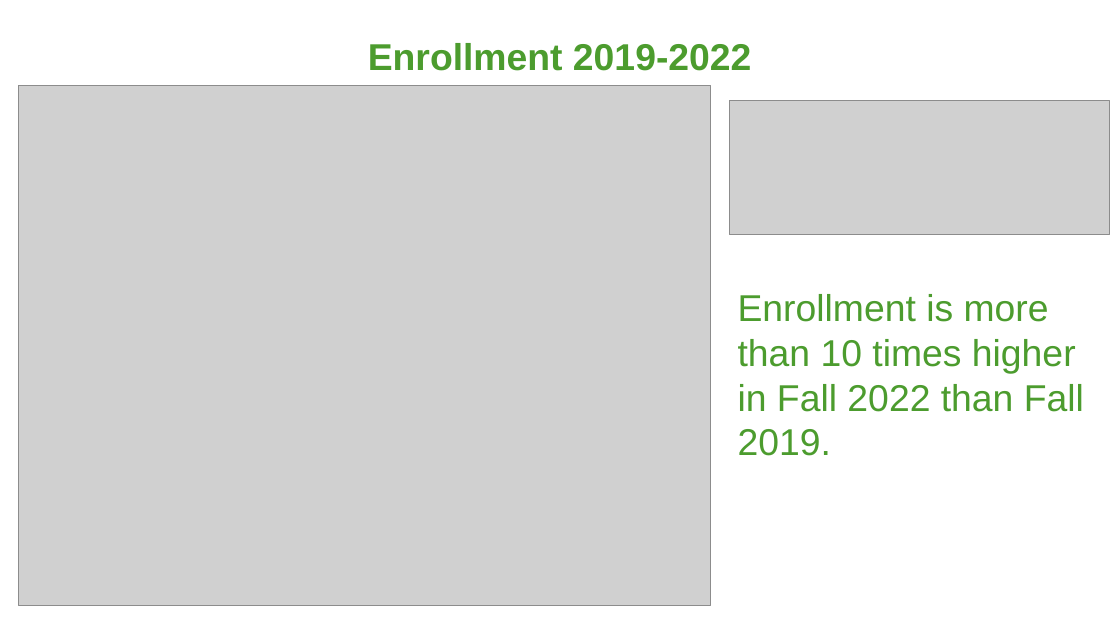
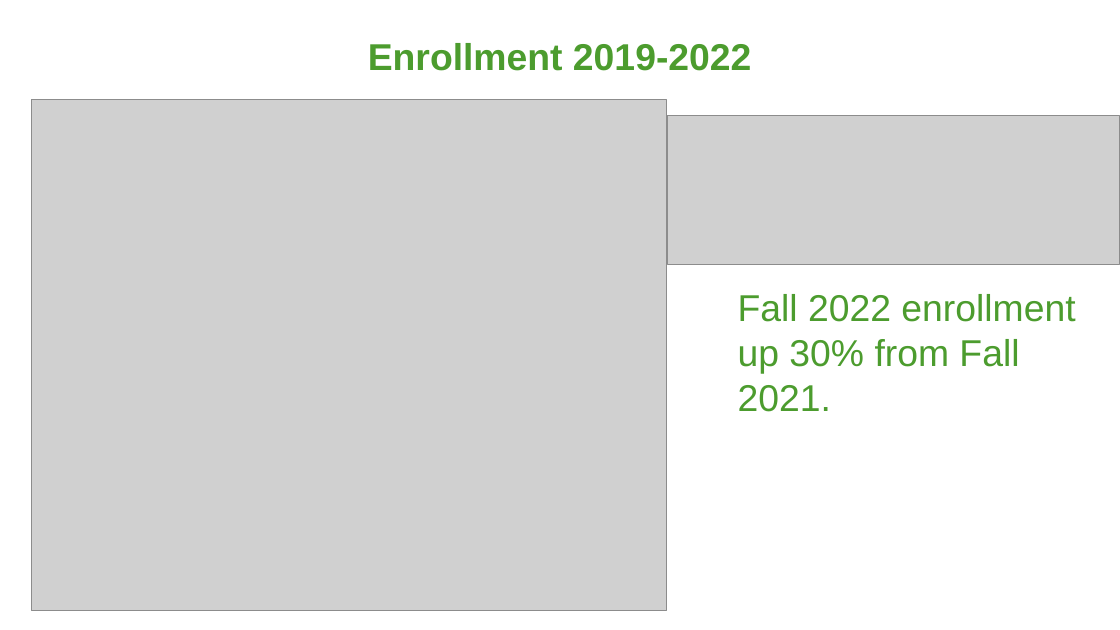
Before and after one commit to RossHyman/Springboard, a slide deck: slide 7 of Truman/Hyman_ECE Data Strategist Task 090622.pptx. Drawn at 1120x630 pixels with LibreOffice and Linux fonts; fonts in the diff are those of the drawing; grey boxes stand for pictures; background and template pictures are left out. Boxes give left, top, right and bottom in pixels: in the first picture for what was removed or moved away, otherwise in the second. Text is boxed around its words. In the diff, an @@ line names an element or a change of style, - is before the commit and + after.

Commit message:
enrollment and sort fixed

```diff
--- a/Truman/Hyman_ECE Data Strategist Task 090622.pptx
+++ b/Truman/Hyman_ECE Data Strategist Task 090622.pptx
@@ picture: place and size @@
-picture at (18, 85, 711, 606)
+picture at (31, 99, 666, 611)
@@ picture: place and size @@
-picture at (729, 101, 1110, 234)
+picture at (668, 116, 1120, 265)
@@ text at (738, 294, 1075, 412): text changed @@
-Enrollment is more than 10 times higher in Fall 2022 than Fall 2019.
+Fall 2022 enrollment up 30% from Fall 2021.
```
Also in this commit, not shown: 8 other slides changed, 1 slide added, 1 slide removed, 4 other files.
